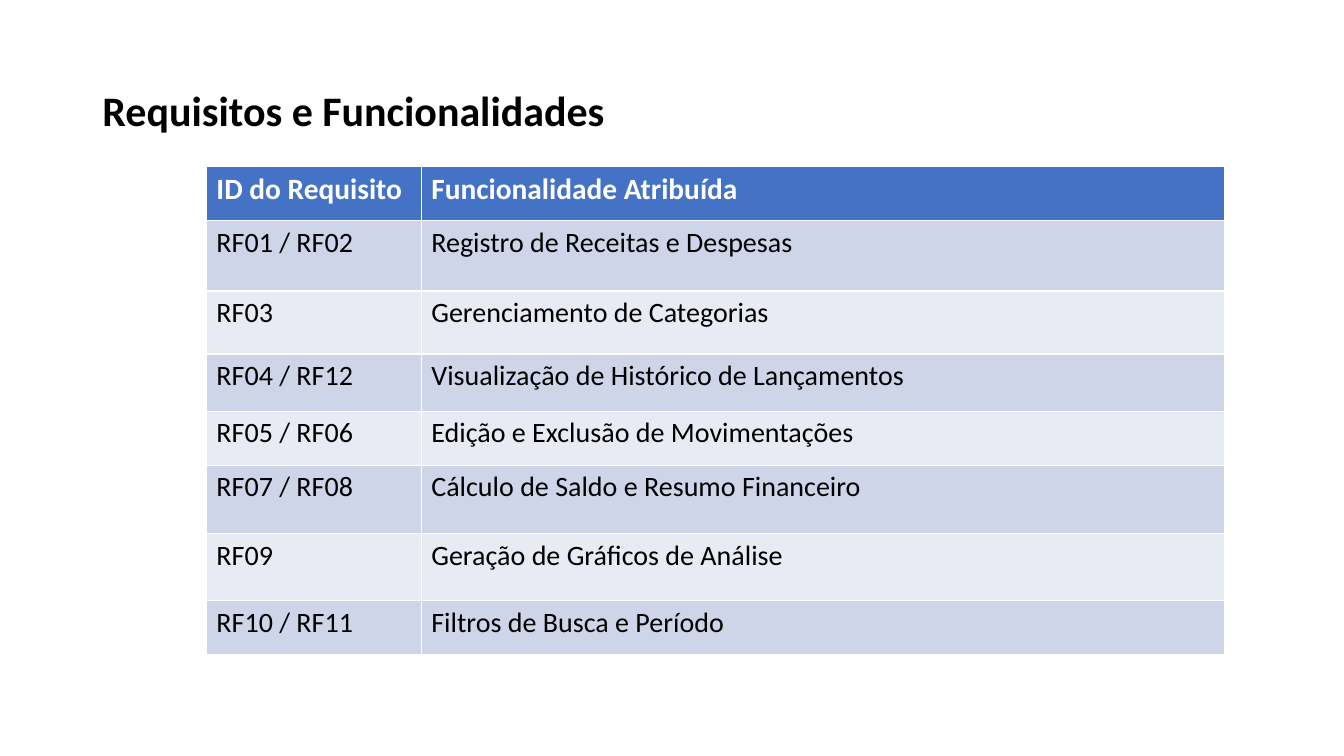
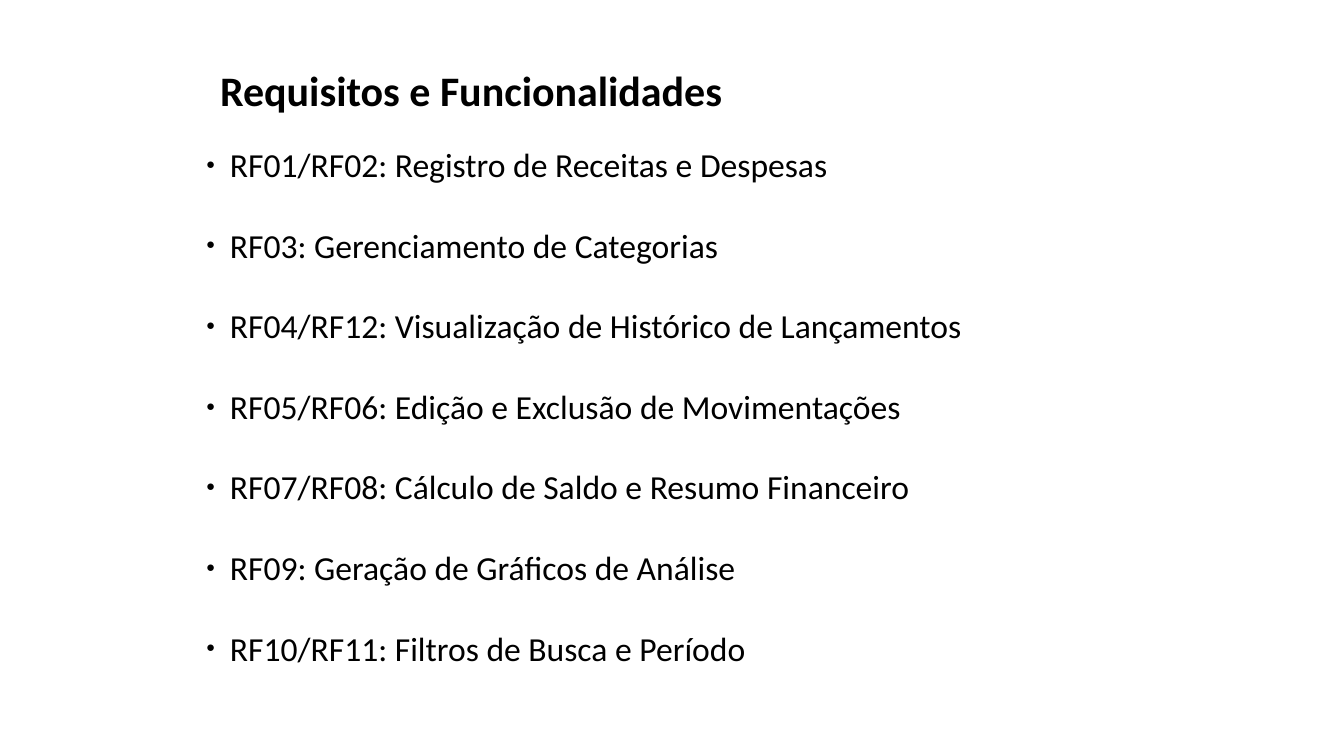
Before and after one commit to ltos2105-debug/Valora, a slide deck: slide 6 of 03-Documentos/VALORA (1).pptx. Drawn at 1344x756 pixels with LibreOffice and Linux fonts; fonts in the diff are those of the drawing; background and template pictures are left out. Boxes give left, top, right and bottom in pixels: in the first picture for what was removed or moved away, otherwise in the second. Text is boxed around its words. In the diff, an @@ line names an element or a change of style, - is before the commit and + after.

```diff
--- a/03-Documentos/VALORA (1).pptx
+++ b/03-Documentos/VALORA (1).pptx
@@ title "Requisitos e Funcionalidades": place and size @@
-title "Requisitos e Funcionalidades" at bbox=[102, 96, 604, 133]
+title "Requisitos e Funcionalidades" at bbox=[220, 76, 722, 113]
@@ table removed at bbox=[207, 166, 1225, 654], 8 rows, 2 columns @@
-ID do Requisito | Funcionalidade Atribuída
-RF01 / RF02 | Registro de Receitas e Despesas
-RF03 | Gerenciamento de Categorias
-RF04 / RF12 | Visualização de Histórico de Lançamentos
-RF05 / RF06 | Edição e Exclusão de Movimentações
-RF07 / RF08 | Cálculo de Saldo e Resumo Financeiro
-RF09 | Geração de Gráficos de Análise
-RF10 / RF11 | Filtros de Busca e Período
@@ text added at bbox=[230, 153, 962, 663], 24 pt, text #000000 @@
+● RF01/RF02: Registro de Receitas e Despesas
+● RF03: Gerenciamento de Categorias
+● RF04/RF12: Visualização de Histórico de Lançamentos
+● RF05/RF06: Edição e Exclusão de Movimentações
+● RF07/RF08: Cálculo de Saldo e Resumo Financeiro
+● RF09: Geração de Gráficos de Análise
+● RF10/RF11: Filtros de Busca e Período
```
Also in this commit, not shown: 8 other slides changed, 1 slide added, 1 slide removed.
